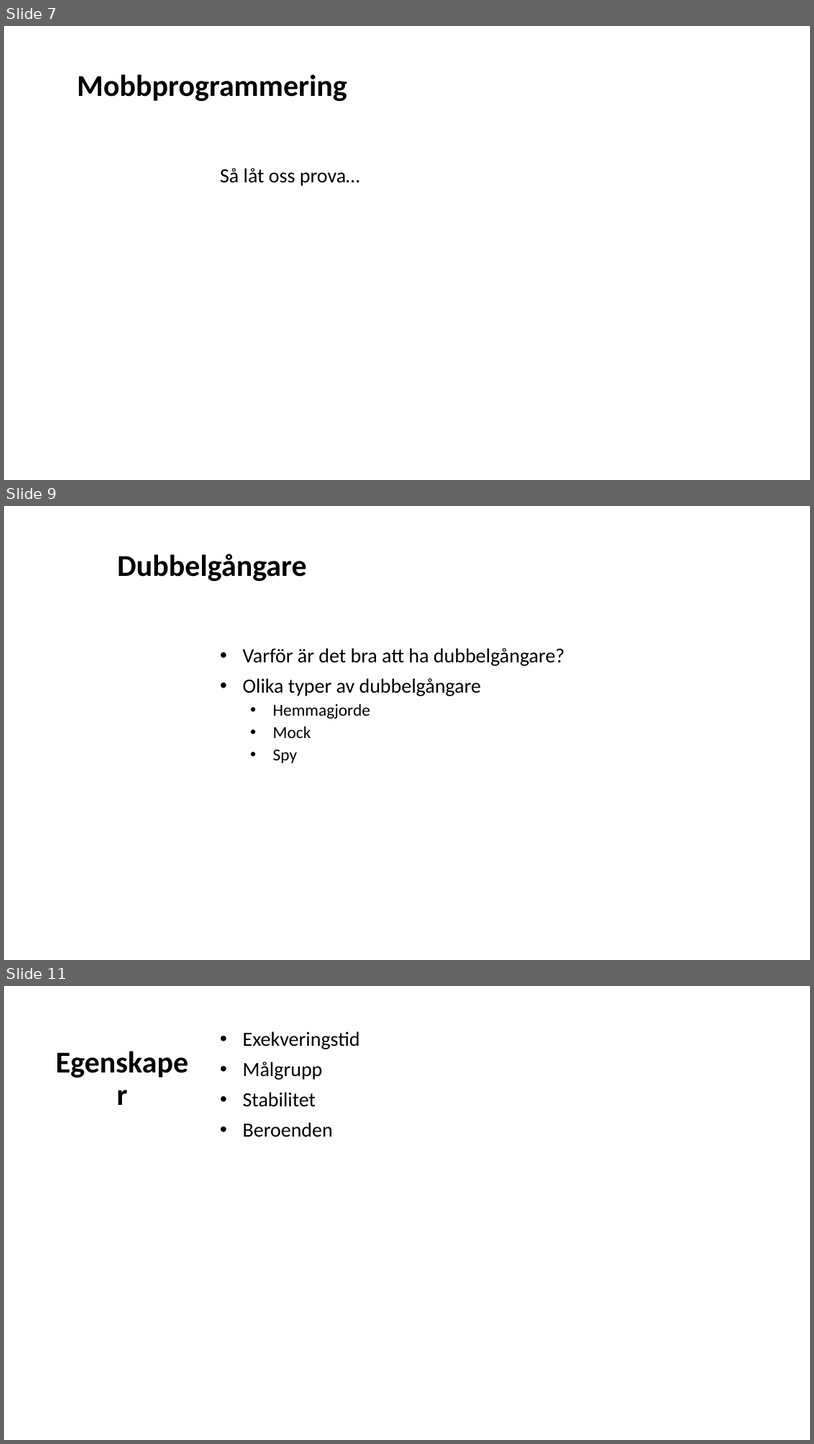
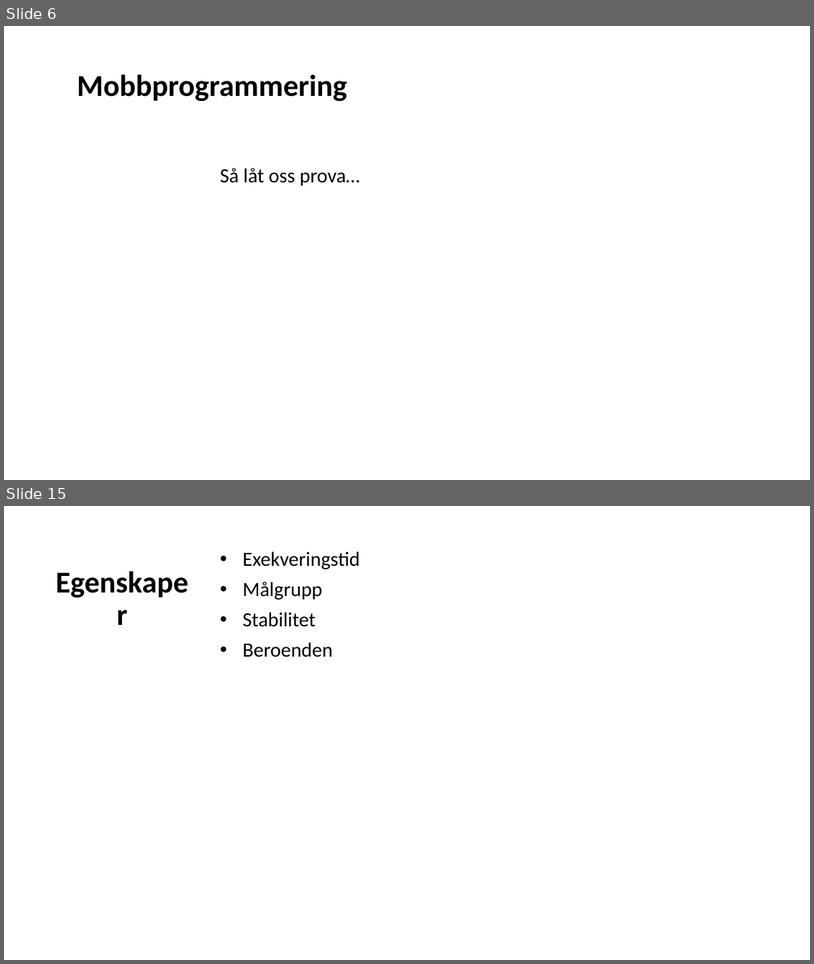
Before and after one commit to Omegapoint/tdd-lab, a slide deck: TDD-Presentation.pptx. Shown one above the other, each under a label of ours: slides 7, 9 and 11 before the commit, slides 6 and 15 after it; the slides between them are not shown. The pictures are 814x1444 and 814x964 pixels, drawn with LibreOffice and Linux fonts; fonts in the diff are those of the drawing. Boxes give left, top, right and bottom in pixels: in the first picture for what was removed or moved away, otherwise in the second. Text is boxed around its words. In the diff, an @@ line names an element or a change of style, - is before the commit and + after.

```diff
--- a/TDD-Presentation.pptx
+++ b/TDD-Presentation.pptx
@@ slide 9 removed at <box>4,506,810,960</box>, background #FFFFFF @@
@@ title removed at <box>117,554,306,581</box> @@
-Dubbelgångare
@@ subtitle removed at <box>243,648,565,763</box> @@
-• Varför är det bra att ha dubbelgångare?
-• Olika typer av dubbelgångare
-  • Hemmagjorde
-  • Mock
-  • Spy
@@ what was slide 7 is now slide 6 @@
@@ what was slide 11 is now slide 15 @@
```
Also in this commit, not shown: 2 slides changed, 7 slides added, 4 other slides removed, 1 other file.
